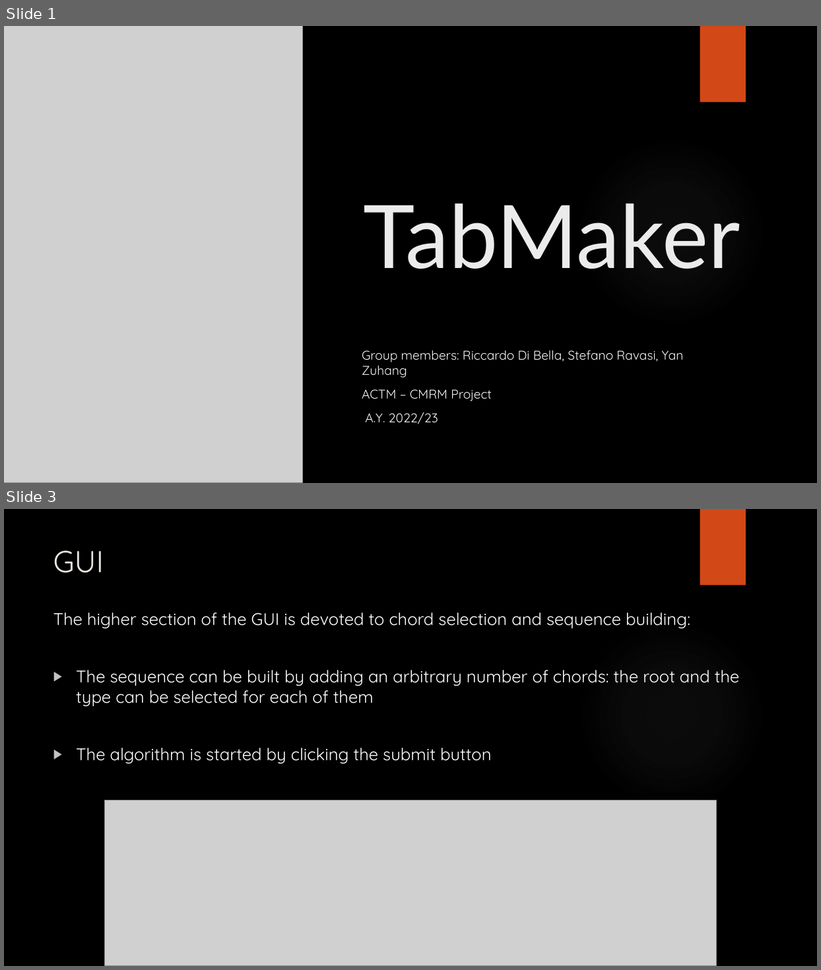
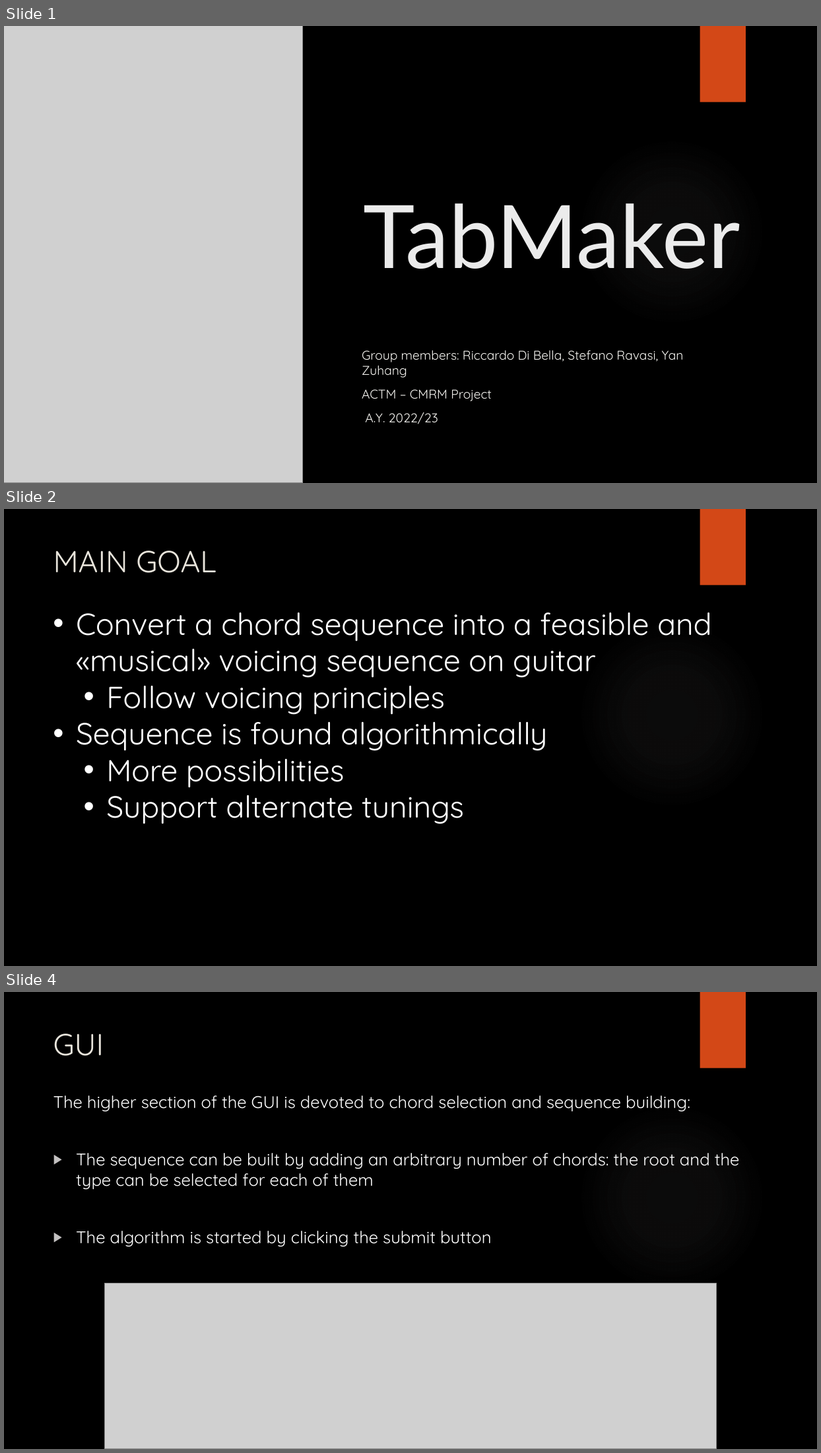
Before and after one commit to korpsvart/TabMaker, a slide deck: TabMaker.pptx. Shown one above the other, each under a label of ours: slides 1 and 3 before the commit, slides 1, 2 and 4 after it; the slides between them are not shown. The pictures are 821x970 and 821x1453 pixels, drawn with LibreOffice and Linux fonts; fonts in the diff are those of the drawing; grey boxes stand for pictures; background and template pictures are left out. Boxes give left, top, right and bottom in pixels: in the first picture for what was removed or moved away, otherwise in the second. Text is boxed around its words. In the diff, an @@ line names an element or a change of style, - is before the commit and + after.

```diff
--- a/TabMaker.pptx
+++ b/TabMaker.pptx
@@ slide 2 added at (4, 509, 817, 966), background picture (left out); not listed: 2 template elements that a slide beside it also shows @@
@@ text added at (54, 551, 217, 573), 36 pt, text #E9E5DC @@
+MAIN GOAL
@@ text added at (76, 613, 712, 824), 36 pt, text #FFFFFF @@
+• Convert a chord sequence into a feasible and «musical» voicing sequence on guitar
+  • Follow voicing principles
+• Sequence is found algorithmically
+  • More possibilities
+  • Support alternate tunings
@@ what was slide 3 is now slide 4 @@
```
Also in this commit, not shown: 7 slides changed, 1 other slide added, 1 slide removed, 1 other file.
